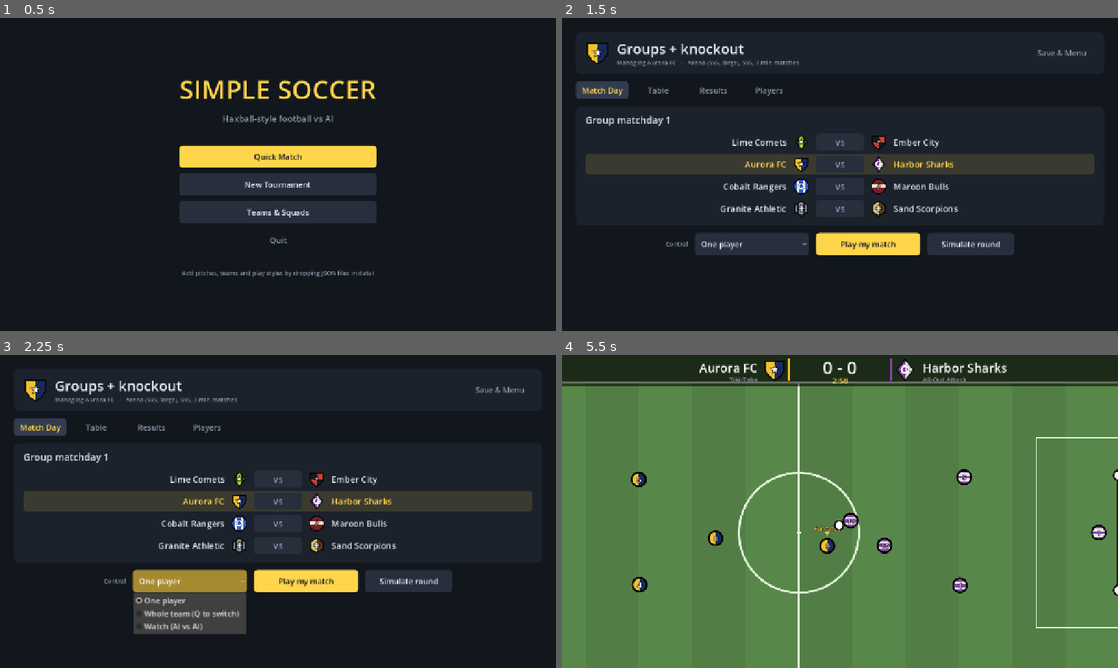
Above: before the commit, frames 1-4 (two rows, left to right).
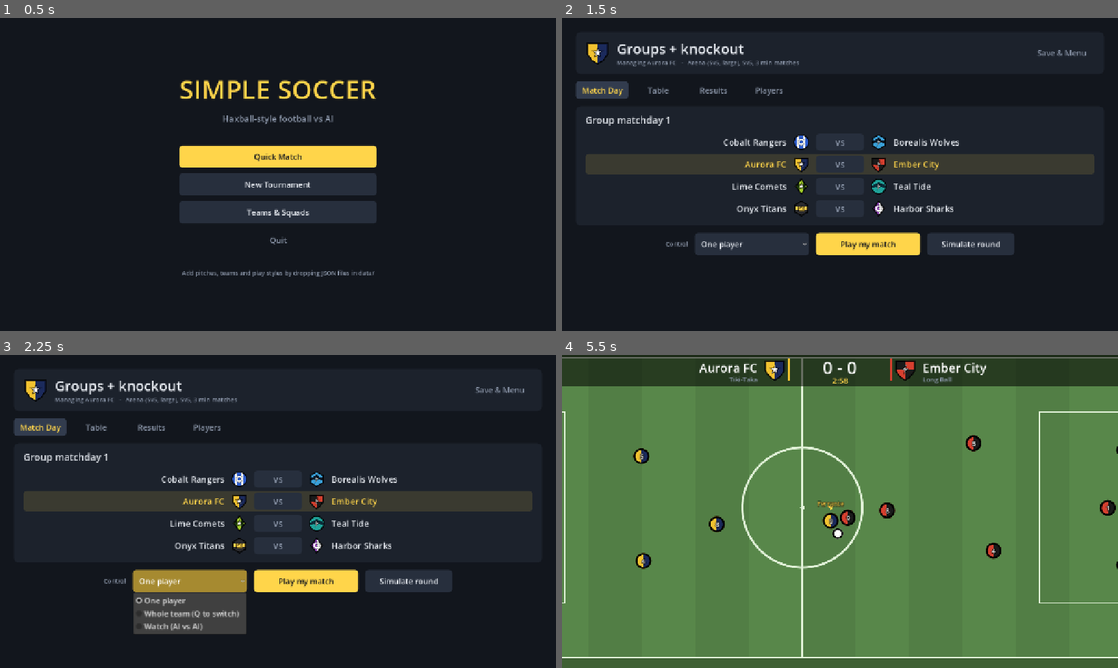
Above: after the commit, the same moments.

Repository: isBre/simple-soccer
Game: Godot game, scene res://scenes/main.tscn
The game is run twice, just before and just after one commit, with the same random seed, the same clock (stepped at 60 frames per second) and the same inputs.
Inputs (mouse positions are in pixels of both pictures, inside the frame that each line leads up to):
- Up to frame 1 (0.5 s): no input
- Up to frame 2 (1.5 s): click "New Tournament" at 0.5 s; click "Start Tournament" at 1.25 s
- Up to frame 3 (2.25 s): click "One player" at 2 s
- Up to frame 4 (5.5 s): click "One player" at 2.75 s; click "Play my match" at 3.5 s; tap Enter at 4.25, 4.35 s; move the mouse to (962, 495) at 4.27 s; hold Right (ui_right) 4.28-5.03 s; click (962, 495) at 4.42 s; tap Space at 4.52, 5.27 s; move the mouse to (728, 527) at 5.02 s; hold Down from 5.03 s (still down); tap R at 5.1 s

Frame 1 is identical in both runs. In frame 2, 1.7% of the frame differs, in the area x 28-72%, y 37-64%; in frame 3, 1.7%; in frame 4, 9.9%, in the area x 0-100%, y 0-100%.

Commit message:
Add RL Agents team driven by the trained 5v5 net
- TeamDef.ml_model: a team can be driven by a net (all players, keeper included).
- MLModels: cached, thread-safe loader; only used when the net fits the team size.
- MatchSim picks the net up for such teams (5v5); other sizes fall back to the rule bot.
- data/teams/rl_agent.json + data/models/rl_5v5_arena.json (stage 6 weights,
  ~2.3 pts/match over the 16 teams in the league eval).
- ppo.py: long final stage s9_all.

Co-Authored-By: Claude Sonnet 5.5 <noreply@anthropic.com>

Diff:
--- /dev/null
+++ b/data/teams/rl_agent.json
@@ -0,0 +1,114 @@
+{
+  "id": "rl_agent",
+  "name": "RL Agents",
+  "short": "RLA",
+  "colors": {
+    "primary": "7c4dff",
+    "secondary": "0b0b14"
+  },
+  "kit": "stripes",
+  "logo": {
+    "shape": "hex",
+    "pattern": "chevron",
+    "symbol": "bolt",
+    "c1": "7c4dff",
+    "c2": "0b0b14",
+    "c3": "ffffff"
+  },
+  "style": "balanced",
+  "formations": {},
+  "players": [
+    {
+      "id": "rl_agent_0",
+      "name": "Oskar Weiss",
+      "number": 1,
+      "pos": "GK",
+      "attrs": {
+        "finishing": 49,
+        "passing": 58,
+        "defending": 71,
+        "positioning": 79,
+        "reaction": 82
+      }
+    },
+    {
+      "id": "rl_agent_1",
+      "name": "Leon Keller",
+      "number": 4,
+      "pos": "DEF",
+      "attrs": {
+        "finishing": 61,
+        "passing": 63,
+        "defending": 81,
+        "positioning": 70,
+        "reaction": 73
+      }
+    },
+    {
+      "id": "rl_agent_2",
+      "name": "Dario Janssen",
+      "number": 5,
+      "pos": "DEF",
+      "attrs": {
+        "finishing": 58,
+        "passing": 78,
+        "defending": 81,
+        "positioning": 60,
+        "reaction": 68
+      }
+    },
+    {
+      "id": "rl_agent_3",
+      "name": "Kofi Yilmaz",
+      "number": 8,
+      "pos": "MID",
+      "attrs": {
+        "finishing": 67,
+        "passing": 83,
+        "defending": 73,
+        "positioning": 75,
+        "reaction": 70
+      }
+    },
+    {
+      "id": "rl_agent_4",
+      "name": "Hugo Vidal",
+      "number": 10,
+      "pos": "MID",
+      "attrs": {
+        "finishing": 72,
+        "passing": 79,
+        "defending": 70,
+        "positioning": 75,
+        "reaction": 76
+      }
+    },
+    {
+      "id": "rl_agent_5",
+      "name": "Dario Bellini",
+      "number": 9,
+      "pos": "FWD",
+      "attrs": {
+        "finishing": 83,
+        "passing": 72,
+        "defending": 64,
+        "positioning": 68,
+        "reaction": 80
+      }
+    },
+    {
+      "id": "rl_agent_6",
+      "name": "Otto Fabbri",
+      "number": 11,
+      "pos": "FWD",
+      "attrs": {
+        "finishing": 71,
+        "passing": 68,
+        "defending": 60,
+        "positioning": 86,
+        "reaction": 70
+      }
+    }
+  ],
+  "ml_model": "res://data/models/rl_5v5_arena.json"
+}
--- a/scripts/core/match_sim.gd
+++ b/scripts/core/match_sim.gd
@@ -191,6 +191,12 @@
     for t in 2:
         var team_def: TeamDef = cfg.teams[t]
         var ax := attack_dir(t)
+        if cfg.ml_models[t] == null and team_def.ml_model != "":
+            # a team driven by a trained net (5v5 only: the net's input size must match this team size)
+            var team_net: MLP = MLModels.load_for(team_def.ml_model, cfg.team_size)
+            if team_net != null:
+                cfg.ml_models[t] = team_net
+                cfg.ml_keeper = true
         var lineup: Array = team_def.lineup(cfg.team_size, cfg.formations[t])
         for i in lineup.size():
             var e: Dictionary = lineup[i]
--- a/scripts/data/team_def.gd
+++ b/scripts/data/team_def.gd
@@ -12,6 +12,7 @@
 var style_id := "balanced"
 var style: StyleDef = null       # resolved by Database
 var formations: Dictionary = {}  # "5" -> formation name (optional)
+var ml_model := ""               # optional res:// path of an MLP json: the whole team (keeper included) is driven by it
 var players: Array[PlayerDef] = []
 
 
@@ -27,6 +28,7 @@
     t.logo = d.get("logo", {})
     t.style_id = str(d.get("style", "balanced"))
     t.formations = d.get("formations", {})
+    t.ml_model = str(d.get("ml_model", ""))
     for pd in d.get("players", []):
         t.players.append(PlayerDef.from_dict(pd))
     return t
@@ -38,7 +40,7 @@
         pl.append(p.to_dict())
     return {"id": id, "name": name, "short": short,
         "colors": {"primary": color_primary.to_html(false), "secondary": color_secondary.to_html(false)},
-        "kit": kit_pattern, "logo": logo, "style": style_id, "formations": formations, "players": pl}
+        "kit": kit_pattern, "logo": logo, "style": style_id, "formations": formations, "ml_model": ml_model, "players": pl}
 
 
 func formation_for(size: int) -> String:
--- /dev/null
+++ b/scripts/ml/ml_models.gd
@@ -0,0 +1,26 @@
+class_name MLModels
+extends RefCounted
+## Cached loader for the trained nets that drive a whole team (TeamDef.ml_model).
+## Thread-safe: SimBatch builds matches on worker threads and the MLP is read-only after loading.
+
+static var _cache: Dictionary = {}
+static var _mutex := Mutex.new()
+
+
+## Returns the net, or null when the file is missing or the net does not fit this team size
+## (observation = 8 * size + 9 values, +5 with the slot one-hot).
+static func load_for(path: String, team_size: int) -> MLP:
+    _mutex.lock()
+    var net: MLP = _cache.get(path)
+    if net == null and not _cache.has(path):
+        var d = Database.read_json(path)
+        if d is Dictionary and d.has("W"):
+            net = MLP.from_dict(d)
+        _cache[path] = net
+    _mutex.unlock()
+    if net == null:
+        return null
+    var n_in: int = net.sizes[0]
+    if n_in != 8 * team_size + 9 and n_in != 8 * team_size + 14:
+        return null
+    return net
Not shown, added: data/models/rl_5v5_arena.json
Not shown, added: scripts/ml/ml_models.gd.uid
